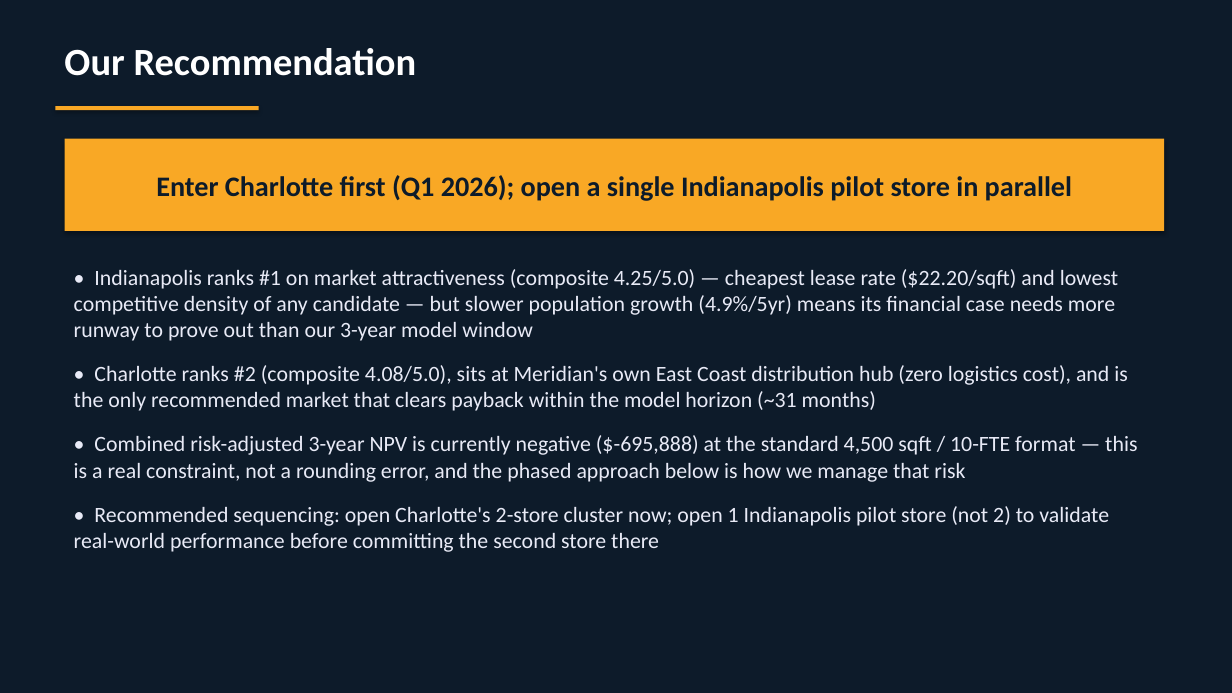
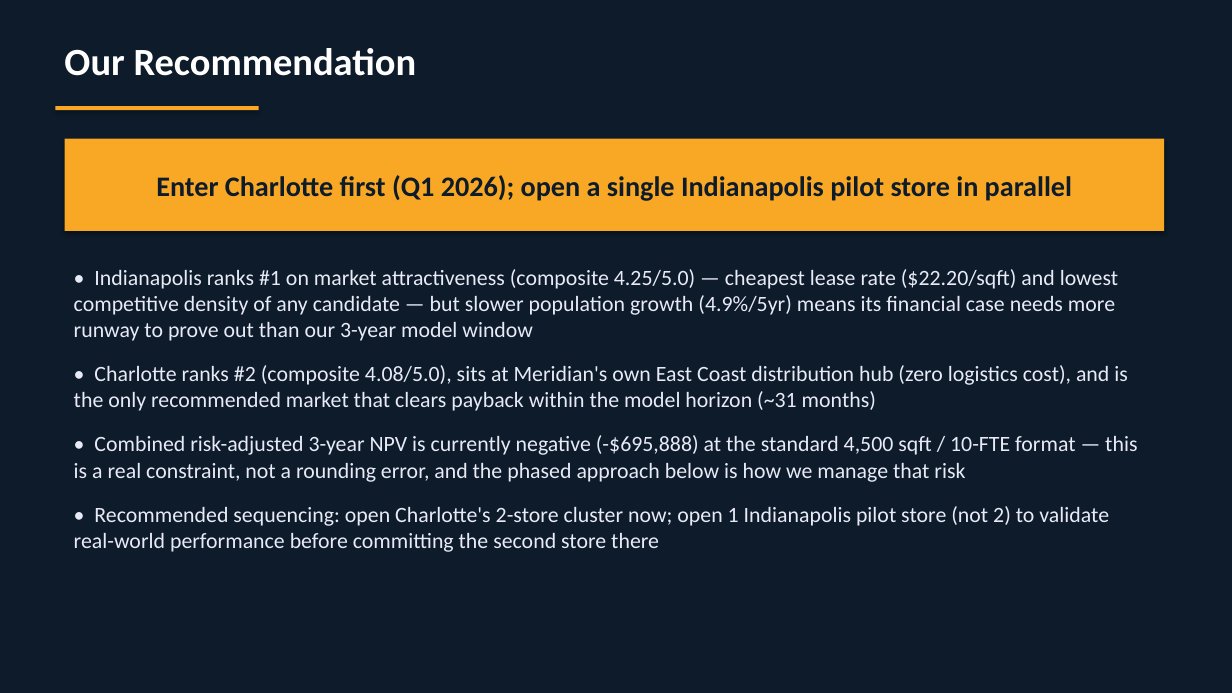
Before and after one commit to balrajkooner14-stack/retail-market-entry, a slide deck: slide 4 of outputs/meridian_home_deck.pptx. Drawn at 1232x693 pixels with LibreOffice and Linux fonts; fonts in the diff are those of the drawing. Boxes give left, top, right and bottom in pixels: in the first picture for what was removed or moved away, otherwise in the second. Text is boxed around its words. In the diff, an @@ line names an element or a change of style, - is before the commit and + after.

```diff
--- a/outputs/meridian_home_deck.pptx
+++ b/outputs/meridian_home_deck.pptx
@@ text at (74, 435, 1137, 482): text changed @@
-• Combined risk-adjusted 3-year NPV is currently negative ($-695,888) at the standard 4,500 sqft / 10-FTE format — this is a real constraint, not a rounding error, and the phased approach below is how we manage that risk
+• Combined risk-adjusted 3-year NPV is currently negative (-$695,888) at the standard 4,500 sqft / 10-FTE format — this is a real constraint, not a rounding error, and the phased approach below is how we manage that risk
```
Also in this commit, not shown: 1 other slide changed, 5 other files.
